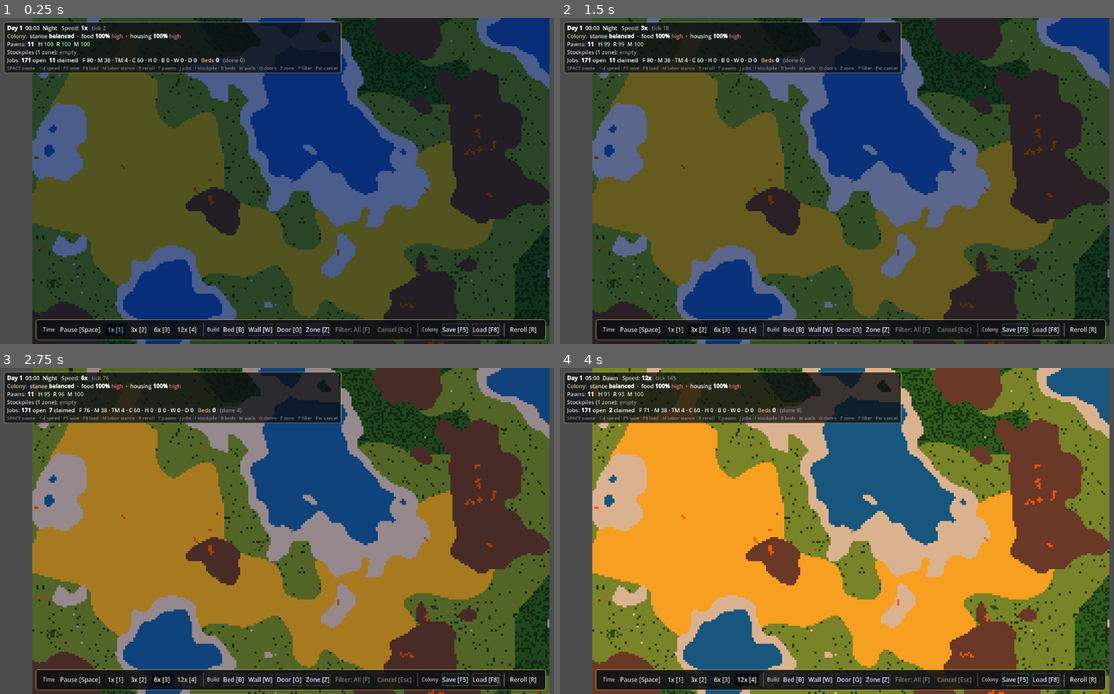
Above: before the commit, frames 1-4 (two rows, left to right).
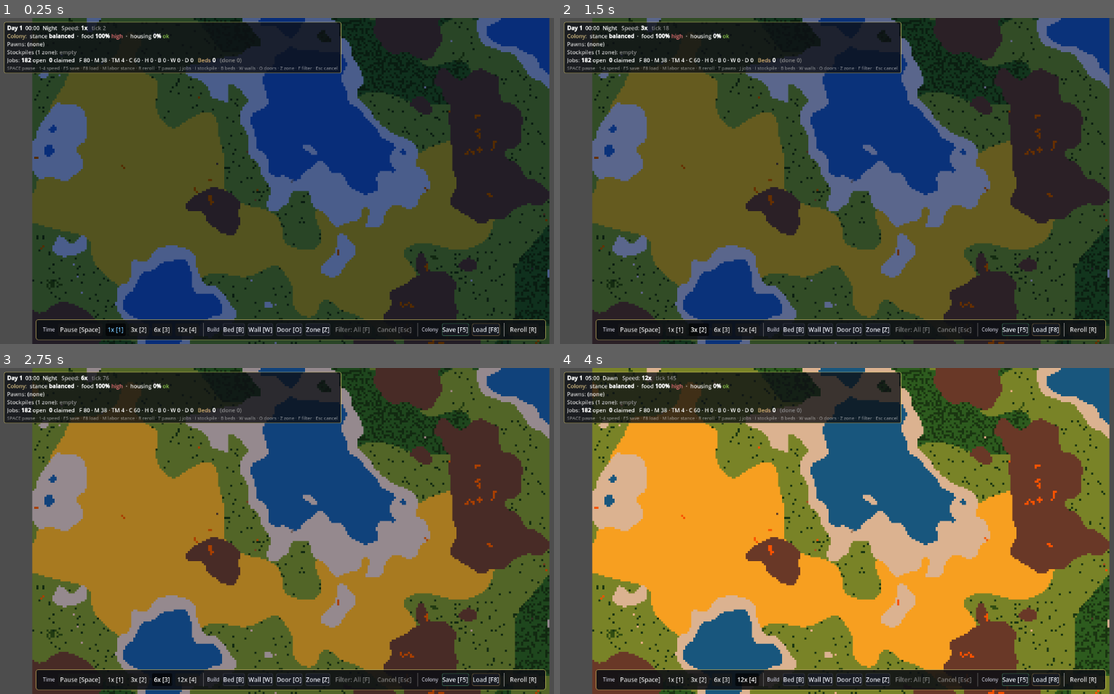
Above: after the commit, the same moments.

Repository: PVAGR/HeelKawn1
Game: Godot game, scene res://scenes/main/Main.tscn
Two runs of this game, one before a commit and one after it. Both use one fixed random seed, a clock stepped at 60 frames per second and the inputs below.
Inputs (mouse positions are in pixels of both pictures, inside the frame that each line leads up to):
- Up to frame 1 (0.25 s): no input
- Up to frame 2 (1.5 s): click "1x [1]" at 0.5 s; click "3x [2]" at 1.25 s
- Up to frame 3 (2.75 s): click "6x [3]" at 2 s
- Up to frame 4 (4 s): tap Enter at 2.75, 2.85 s; move the mouse to (981, 514) at 2.77 s; hold Right (ui_right) 2.78-3.5 s; click (981, 514) at 2.92 s; tap Space at 3.02 s; click "12x [4]" at 3.5 s

The runs differ from the first frame. In frame 1, 0.5% of the frame differs, in the area x 4-98%, y 4-26%; in frame 2, 0.5%; in frame 3, 0.2%; in frame 4, 0.2%.
Error after the commit: Parse Error: Identifier "food_type" not declared in the current scope. (res://scripts/pawn/Pawn.gd:1376)

Commit message:
Reduce editor-time stutter by gating high-volume simulation logs.
This adds a global verbose toggle and suppresses noisy pawn/animal/spawn hot-path prints by default.

Made-with: Cursor

Diff:
--- a/autoloads/GameManager.gd
+++ b/autoloads/GameManager.gd
@@ -15,6 +15,8 @@
 ## this rate a single _process frame can queue many sim ticks so any per-tick
 ## work (pathing, allocations) amplifies. Keep hot paths cheap.
 const SPEED_STEPS: Array[float] = [1.0, 3.0, 6.0, 12.0]
+## Set true only when actively debugging pawn/animal internals.
+const VERBOSE_SIM_LOGS: bool = false
 ## Hard cap to prevent "catch-up storms" where one slow frame triggers hundreds
 ## of ticks and causes visible stutter. Extra accumulated time stays buffered
 ## and is processed over subsequent frames.
@@ -29,6 +31,10 @@
 var global_stress: int = 0
 
 var _tick_accumulator: float = 0.0
+
+
+static func verbose_logs() -> bool:
+	return OS.is_debug_build() and VERBOSE_SIM_LOGS
 
 
 func _ready() -> void:
--- a/scripts/pawn/Animal.gd
+++ b/scripts/pawn/Animal.gd
@@ -169,8 +169,9 @@
 	var sp: Stockpile = StockpileManager.find_drop_zone(Item.Type.MEAT, tile_pos, _world.pathfinder)
 	if sp != null:
 		sp.add_item(Item.Type.MEAT, spec.meat_amount)
-		print("[Animal] %s died at (%d,%d), dropped %d meat" %
-			[spec.name, tile_pos.x, tile_pos.y, spec.meat_amount])
+		if GameManager.verbose_logs():
+			print("[Animal] %s died at (%d,%d), dropped %d meat" %
+				[spec.name, tile_pos.x, tile_pos.y, spec.meat_amount])
 	WorldMemory.record_animal_death(
 		GameManager.tick_count, tile_pos, int(animal_type), get_species_name()
 	)
--- a/scripts/pawn/AnimalSpawner.gd
+++ b/scripts/pawn/AnimalSpawner.gd
@@ -73,10 +73,11 @@
 	reset_population_derived_state()
 	_spawn_group_scan(world, int(Animal.Type.RABBIT), INITIAL_RABBITS, true)
 	_spawn_group_scan(world, int(Animal.Type.DEER), INITIAL_DEER, true)
-	print(
-			"[AnimalSpawner] Initial: %d rabbits, %d deer (deterministic, max %d)"
-			% [INITIAL_RABBITS, INITIAL_DEER, MAX_ANIMALS]
-	)
+	if GameManager.verbose_logs():
+		print(
+				"[AnimalSpawner] Initial: %d rabbits, %d deer (deterministic, max %d)"
+				% [INITIAL_RABBITS, INITIAL_DEER, MAX_ANIMALS]
+		)
 
 
 func _spawn_group_scan(world: World, species: int, need: int, initial: bool) -> void:
--- a/scripts/pawn/Pawn.gd
+++ b/scripts/pawn/Pawn.gd
@@ -1072,21 +1072,25 @@
 		Job.Type.FORAGE:
 			produced_type = Item.Type.BERRY
 			_world.clear_feature(job.tile.x, job.tile.y)
-			print("[Pawn] %s foraged berries @(%d,%d)" % [data.display_name, job.tile.x, job.tile.y])
+			if GameManager.verbose_logs():
+				print("[Pawn] %s foraged berries @(%d,%d)" % [data.display_name, job.tile.x, job.tile.y])
 		Job.Type.MINE:
 			produced_type = Item.Type.STONE
 			_world.clear_feature(job.tile.x, job.tile.y)
-			print("[Pawn] %s mined stone @(%d,%d)" % [data.display_name, job.tile.x, job.tile.y])
+			if GameManager.verbose_logs():
+				print("[Pawn] %s mined stone @(%d,%d)" % [data.display_name, job.tile.x, job.tile.y])
 		Job.Type.MINE_WALL:
 			produced_type = Item.Type.STONE
 			# This converts MOUNTAIN -> STONE_FLOOR and rebuilds the components
 			# map, which can cascade-unlock sealed ore veins.
 			_world.mine_out_wall(job.tile.x, job.tile.y)
-			print("[Pawn] %s mined wall @(%d,%d) -> stone floor" % [data.display_name, job.tile.x, job.tile.y])
+			if GameManager.verbose_logs():
+				print("[Pawn] %s mined wall @(%d,%d) -> stone floor" % [data.display_name, job.tile.x, job.tile.y])
 		Job.Type.CHOP:
 			produced_type = Item.Type.WOOD
 			_world.clear_feature(job.tile.x, job.tile.y)
-			print("[Pawn] %s chopped tree @(%d,%d)" % [data.display_name, job.tile.x, job.tile.y])
+			if GameManager.verbose_logs():
+				print("[Pawn] %s chopped tree @(%d,%d)" % [data.display_name, job.tile.x, job.tile.y])
 		Job.Type.HUNT:
 			produced_type = Item.Type.MEAT
 			# Read the species off the tile BEFORE we clear it, so we know
@@ -1102,9 +1106,10 @@
 						TileFeature.name_for(animal_feat),
 				)
 			_world.clear_feature(job.tile.x, job.tile.y)
-			print("[Pawn] %s hunted %s @(%d,%d) -> %d meat" % [
-				data.display_name, TileFeature.name_for(animal_feat),
-				job.tile.x, job.tile.y, produced_qty])
+			if GameManager.verbose_logs():
+				print("[Pawn] %s hunted %s @(%d,%d) -> %d meat" % [
+					data.display_name, TileFeature.name_for(animal_feat),
+					job.tile.x, job.tile.y, produced_qty])
 		Job.Type.BUILD_BED, Job.Type.BUILD_WALL, Job.Type.BUILD_DOOR:
 			_finish_build(job)
 	# Trigger mood event based on job type
@@ -1366,9 +1371,10 @@
 					data.add_mood_event(MoodEvent.Type.JOY, 40.0, 150)
 				# After eating, reset warning band so we don't re-log instantly.
 				_hunger_level = _level_for(data.hunger)
-				print("[Pawn] %s ate 1 %s  (+%.0f hunger -> %.1f, mood %.1f)" % [
-					data.display_name, Item.name_for(food_type), gain, data.hunger, data.mood
-				])
+	if GameManager.verbose_logs():
+		print("[Pawn] %s ate 1 %s  (+%.0f hunger -> %.1f, mood %.1f)" % [
+			data.display_name, Item.name_for(food_type), gain, data.hunger, data.mood
+		])
 	_target_zone = null
 	_reset_to_idle()
 
@@ -1440,7 +1446,8 @@
 	queue_redraw()
 	var on_bed: bool = _reserved_bed.x >= 0 and data.tile_pos == _reserved_bed
 	var where: String = " in a bed" if on_bed else ""
-	print("[Pawn] %s lies down to sleep%s  (rest=%.1f)" % [data.display_name, where, data.rest])
+	if GameManager.verbose_logs():
+		print("[Pawn] %s lies down to sleep%s  (rest=%.1f)" % [data.display_name, where, data.rest])
 
 
 ## Per-tick while in SLEEPING. The actual rest restoration / hunger decay
@@ -1449,8 +1456,9 @@
 func _tick_sleeping() -> void:
 	# Wake up early if we get critically hungry -- food trumps sleep.
 	if data.hunger <= HUNGER_EMERGENCY:
-		print("[Pawn] %s wakes hungry  (hunger=%.1f rest=%.1f)" %
-			[data.display_name, data.hunger, data.rest])
+		if GameManager.verbose_logs():
+			print("[Pawn] %s wakes hungry  (hunger=%.1f rest=%.1f)" %
+				[data.display_name, data.hunger, data.rest])
 		_release_bed_if_reserved()
 		_reset_to_idle()
 		return
@@ -1493,8 +1501,9 @@
 	# Normal wake on rest restored.
 	if data.rest >= REST_WAKE_THRESHOLD:
 		data.mood = min(100.0, data.mood + MOOD_BONUS_WOKE_REFRESHED)
-		print("[Pawn] %s wakes refreshed  (rest=%.1f, mood %.1f)" %
-			[data.display_name, data.rest, data.mood])
+		if GameManager.verbose_logs():
+			print("[Pawn] %s wakes refreshed  (rest=%.1f, mood %.1f)" %
+				[data.display_name, data.rest, data.mood])
 		_release_bed_if_reserved()
 		_reset_to_idle()
 		return
@@ -1523,9 +1532,10 @@
 	if data.carrying_qty <= 0:
 		data.clear_carry()
 	_hunger_level = _level_for(data.hunger)
-	print("[Pawn] %s ate 1 %s FROM HAND (emergency, +%.0f hunger -> %.1f, mood %.1f)" % [
-		data.display_name, Item.name_for(food_type), gain, data.hunger, data.mood
-	])
+	if GameManager.verbose_logs():
+		print("[Pawn] %s ate 1 %s FROM HAND (emergency, +%.0f hunger -> %.1f, mood %.1f)" % [
+			data.display_name, Item.name_for(food_type), gain, data.hunger, data.mood
+		])
 	queue_redraw()
 
 
--- a/scripts/pawn/PawnSpawner.gd
+++ b/scripts/pawn/PawnSpawner.gd
@@ -142,8 +142,9 @@
 		pawns.append(pawn)
 		placed += 1
 
-		print("[Spawn] #%d %s  tile=(%d,%d) biome=%s" %
-			[placed, data.describe(), tile.x, tile.y, Biome.name_for(biome)])
+		if GameManager.verbose_logs():
+			print("[Spawn] #%d %s  tile=(%d,%d) biome=%s" %
+				[placed, data.describe(), tile.x, tile.y, Biome.name_for(biome)])
 
 	if placed < STARTER_COUNT:
 		if OS.is_debug_build():
@@ -191,9 +192,10 @@
 	add_child(pawn)
 	pawn.bind(data, world.tile_to_world(tile), world)
 	pawns.append(pawn)
-	print("[Spawn] generational: %s  tile=(%d,%d) age=%d" % [
-		data.display_name, tile.x, tile.y, data.age,
-	])
+	if GameManager.verbose_logs():
+		print("[Spawn] generational: %s  tile=(%d,%d) age=%d" % [
+			data.display_name, tile.x, tile.y, data.age,
+		])
 	return true
 
 
@@ -260,7 +262,8 @@
 		add_child(pawnc)
 		pawnc.bind(data, world.tile_to_world(tile), world)
 		pawns.append(pawnc)
-		print("[Spawn] living: %s  tile=(%d,%d)" % [data.describe(), tile.x, tile.y])
+		if GameManager.verbose_logs():
+			print("[Spawn] living: %s  tile=(%d,%d)" % [data.describe(), tile.x, tile.y])
 		return
 	if OS.is_debug_build():
 		push_warning("[PawnSpawner] spawn_pawn: could not place a pawn")
@@ -273,7 +276,8 @@
 	add_child(p)
 	p.bind(d, world.tile_to_world(d.tile_pos), world)
 	pawns.append(p)
-	print("[Spawn] load: %s @(%d,%d)" % [d.display_name, d.tile_pos.x, d.tile_pos.y])
+	if GameManager.verbose_logs():
+		print("[Spawn] load: %s @(%d,%d)" % [d.display_name, d.tile_pos.x, d.tile_pos.y])
 
 
 ## Pick a name we haven't used yet this run.
@@ -305,4 +309,5 @@
 			assigned[trait_type] = true
 			var trait_item := Trait.new(trait_type)
 			pawn_data.add_trait(trait_item)
-			print("[Spawn] trait: %s -> %s" % [pawn_data.display_name, trait_item.display_name])
+			if GameManager.verbose_logs():
+				print("[Spawn] trait: %s -> %s" % [pawn_data.display_name, trait_item.display_name])
Not shown, changed: docs/SESSION_LOG.md
